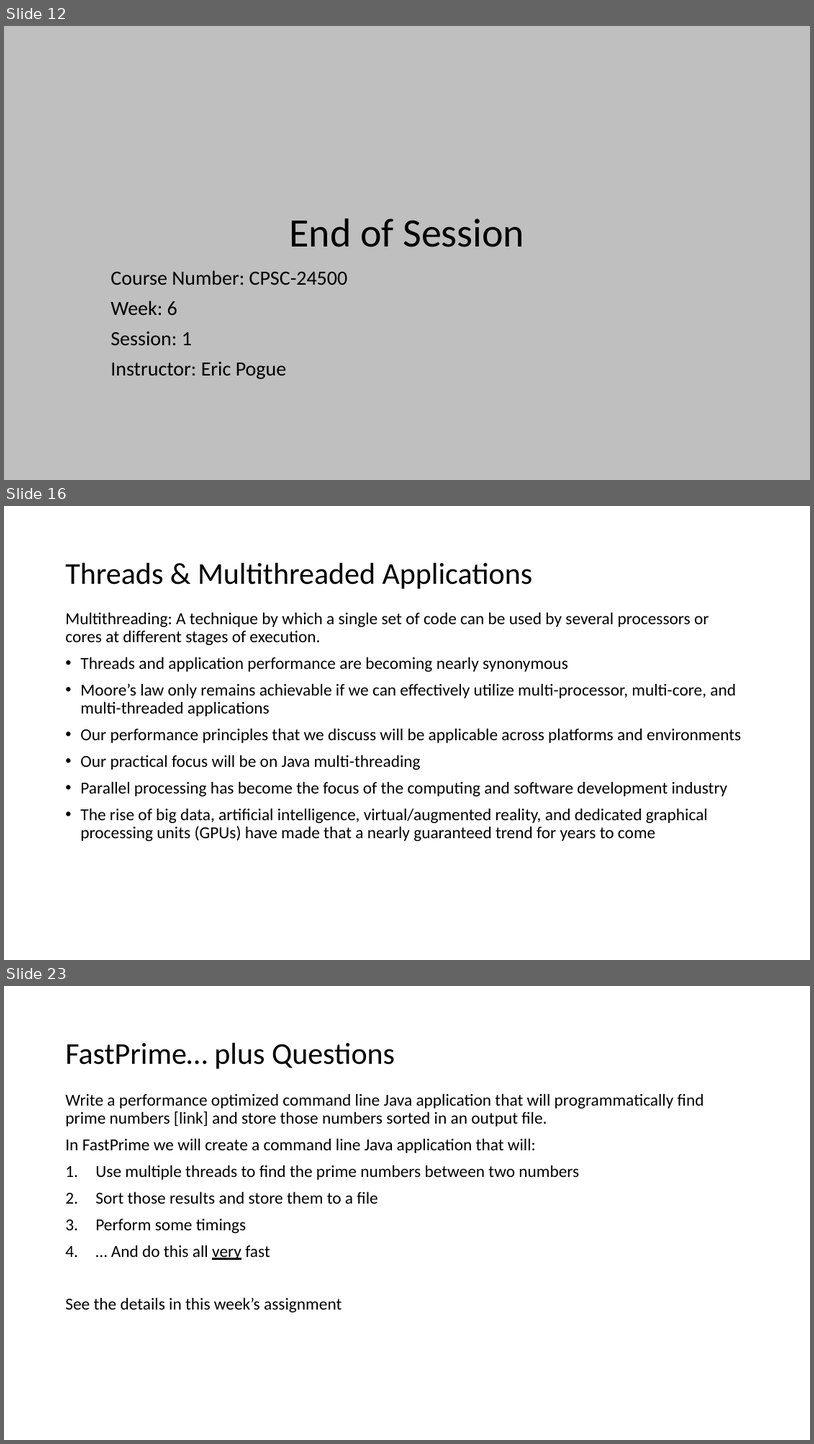
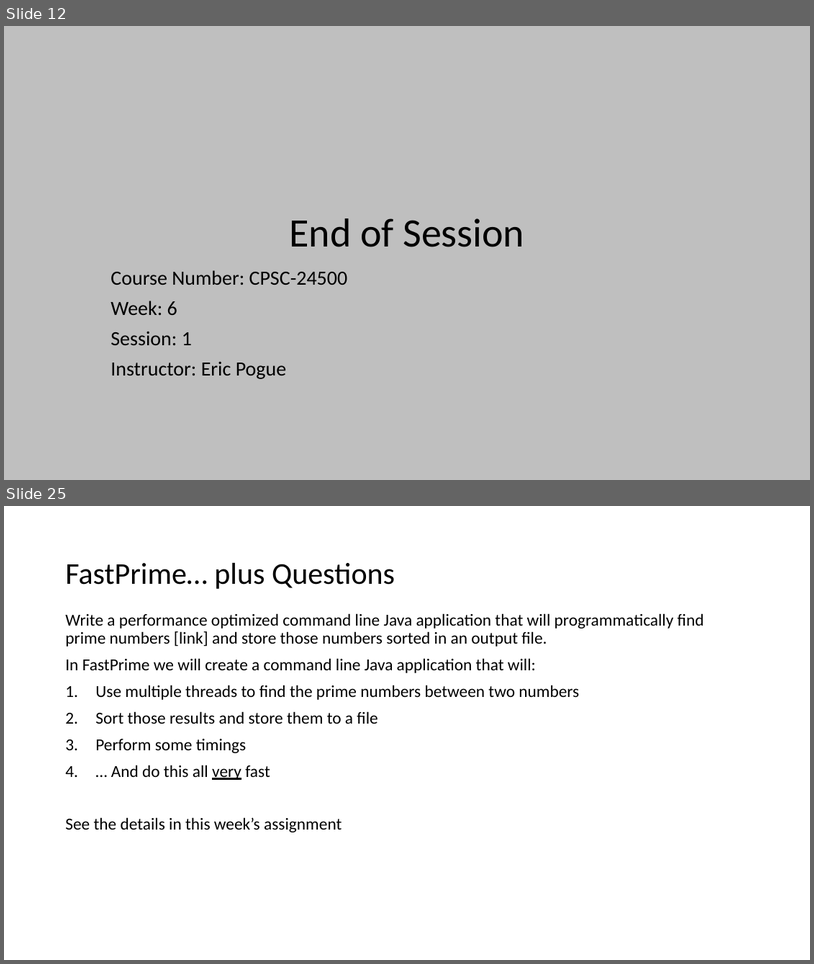
Before and after one commit to EricJPogue/www-epogue-info, a slide deck: CPSC-24500/Week06/2017SpringW06Slides.pptx. Shown one above the other, each under a label of ours: slides 12, 16 and 23 before the commit, slides 12 and 25 after it; the slides between them are not shown. The pictures are 814x1444 and 814x964 pixels, drawn with LibreOffice and Linux fonts; fonts in the diff are those of the drawing. Boxes give left, top, right and bottom in pixels: in the first picture for what was removed or moved away, otherwise in the second. Text is boxed around its words. In the diff, an @@ line names an element or a change of style, - is before the commit and + after.

```diff
--- a/CPSC-24500/Week06/2017SpringW06Slides.pptx
+++ b/CPSC-24500/Week06/2017SpringW06Slides.pptx
@@ slide 16 removed at <box>4,506,810,960</box>, background #FFFFFF @@
@@ title removed at <box>65,563,533,589</box> @@
-Threads & Multithreaded Applications
@@ text removed at <box>65,612,741,841</box> @@
-Multithreading: A technique by which a single set of code can be used by several processors or cores at different stages of execution.
-• Threads and application performance are becoming nearly synonymous
-• Moore’s law only remains achievable if we can effectively utilize multi-processor, multi-core, and multi-threaded applications
-• Our performance principles that we discuss will be applicable across platforms and environments
-• Our practical focus will be on Java multi-threading
-• Parallel processing has become the focus of the computing and software development industry
-• The rise of big data, artificial intelligence, virtual/augmented reality, and dedicated graphical processing units (GPUs) have made that a nearly guaranteed trend for years to come
@@ what was slide 23 is now slide 25 @@
```
Also in this commit, not shown: 4 slides changed, 8 slides added, 6 other slides removed, 2 other files.
